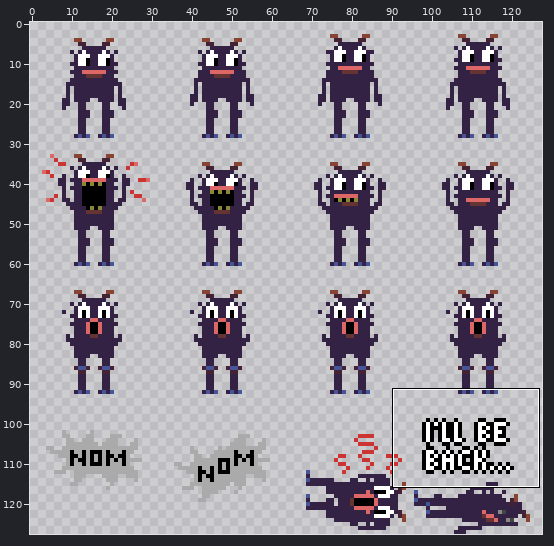
Two states of a sprite sheet, umon/art/imgs/mon_01.png. Above, an overview of the earlier version with the close-up marked.
Close-up. Earlier state:
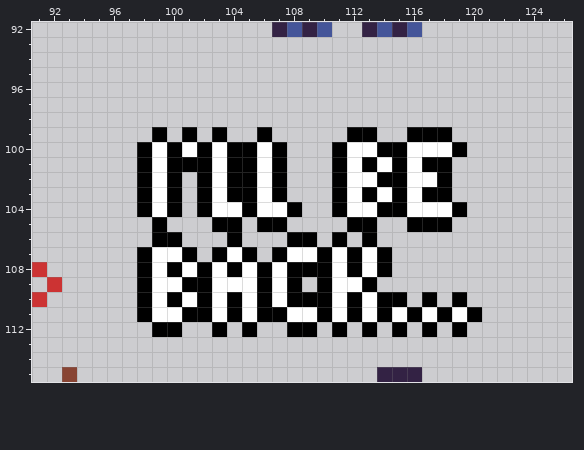
The file is 128x128 pixels. Shown: x 91..126, y 92..115.
The same view after the edit:
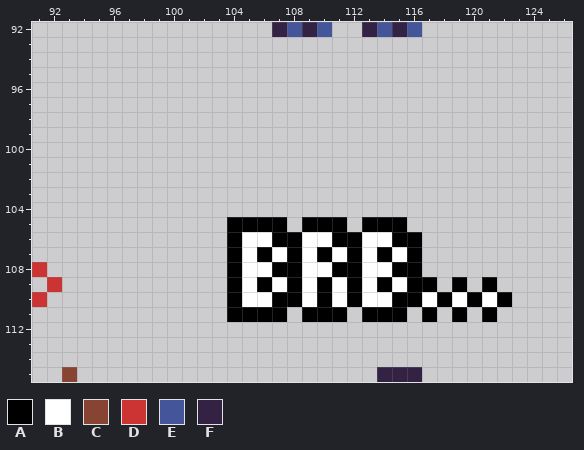
Palette (. is transparent): A #000000  B #ffffff  C #884433  D #cc3333  E #445599  F #332244
The edit:
The author put colour A in row 105 at x 105, 109 to 111 and 114 to 115; in row 106 at x 107, 112 and 115 to 116; in row 107 at x 106 and 116; in row 108 at x 115 to 116; in row 109 at x 114, 116 to 117, 119 and 121; in row 110 at x 116, 118, 120 and 122.
The author put colour A in row 111 at x 121.
Colour B becomes colour A in row 107 at x 104 and 108; in row 108 at x 107 and 111; in row 109 at x 104 and 112; in row 110 at x 107; in row 111 at x 105, 109, 111, 113, 115, 117 and 119.
The author put colour B in row 106 at x 105 to 106, 110 and 114; in row 107 at x 115; in row 109 at x 109 and 115; in row 110 at x 121.
Colour A becomes colour B in row 106 at x 109 and 113; in row 107 at x 105 and 107; in row 108 at x 106, 109 to 110 and 114; in row 109 at x 113; in row 110 at x 106, 109, 114, 117 and 119.
Colour A is gone in row 99 at x 99, 101, 103, 106, 112 to 113 and 116 to 118; in row 100 at x 98, 100, 102, 104 to 105, 107, 111, 114 to 115 and 119; in row 101 at x 98, 100 to 102, 104 to 105, 107, 111, 113, 115 and 117 to 118; in row 102 at x 98, 100, 102, 104 to 105, 107, 111, 114 to 115 and 118; in row 103 at x 98, 100, 102, 104 to 105, 107, 111, 113, 115 and 117 to 118; in row 104 at x 98, 100, 102, 105, 108, 111, 114 to 115 and 119.
Colour A is gone in row 105 at x 99, 103, 112 and 116 to 118; in row 106 at x 99 to 100; in row 107 at x 98, 101 and 103; in row 108 at x 98, 100 and 102; in row 109 at x 98 and 101 to 102; in row 110 at x 98, 100 and 102.
Colour A is gone in row 111 at x 98, 101 to 102, 112, 116, 118 and 120; in row 112 at x 99 to 100, 103, 105, 108 to 109, 111, 113, 115, 117 and 119.
Colour B is gone in row 100 at x 99, 101, 103, 106, 112 to 113 and 116 to 118; in row 101 at x 99, 103, 106, 112, 114 and 116; in row 102 at x 99, 103, 106, 112 to 113 and 116 to 117; in row 103 at x 99, 103, 106, 112, 114 and 116; in row 104 at x 99, 103 to 104, 106 to 107, 112 to 113 and 116 to 118; in row 107 at x 99 to 100.
Colour B is gone in row 108 at x 99, 101 and 103; in row 109 at x 99 to 100 and 103; in row 110 at x 99, 101 and 103; in row 111 at x 99 to 100, 103 and 108.
Changed places in both close-ups, as pixel boxes (x1, y1, x2, y2):
changed: (137, 127, 512, 337)
